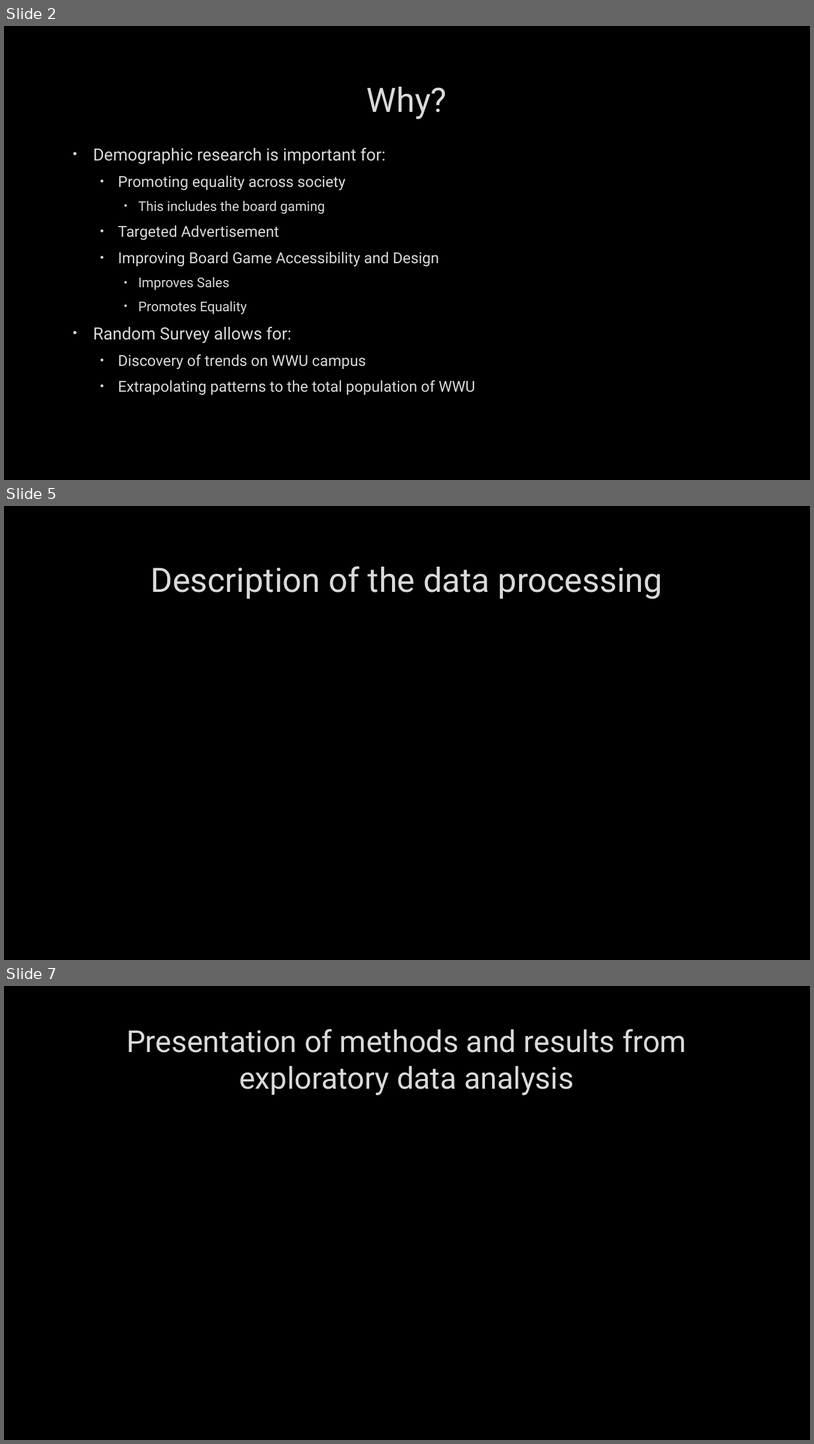
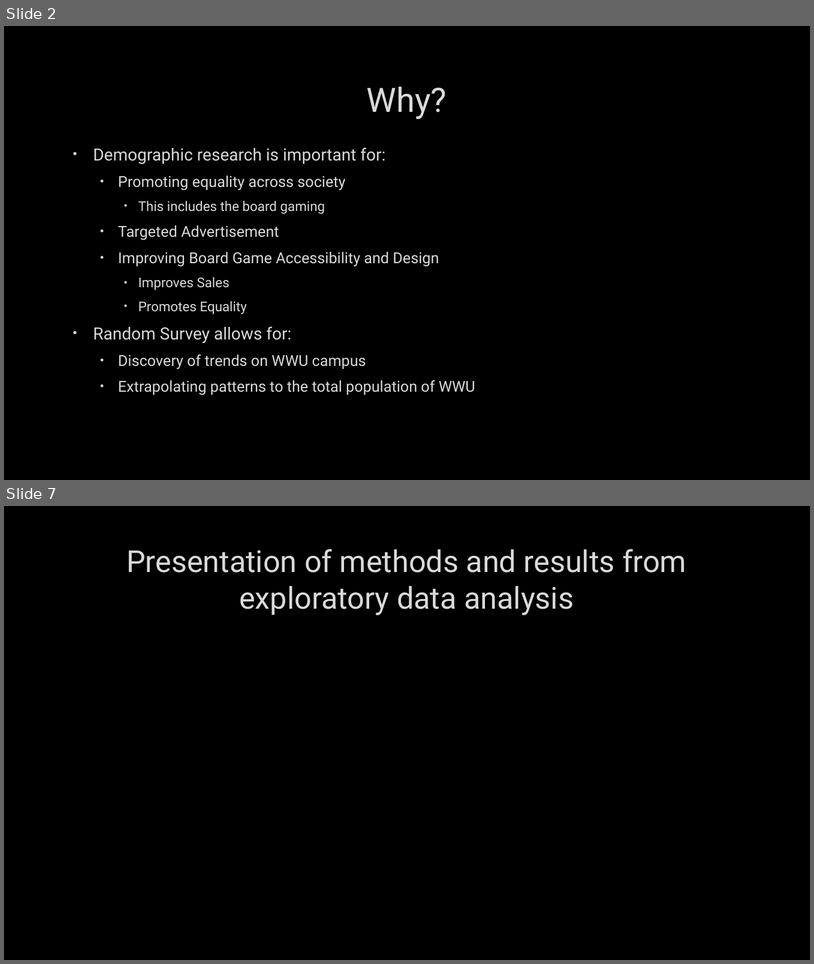
Before and after one commit to sevenwwu/sevenwwu.github.io, a slide deck: write-ups/presentation.pptx. Shown one above the other, each under a label of ours: slides 2, 5 and 7 before the commit, slides 2 and 7 after it; the slides between them are not shown. The pictures are 814x1444 and 814x964 pixels, drawn with LibreOffice and Linux fonts; fonts in the diff are those of the drawing; background and template pictures are left out. Boxes give left, top, right and bottom in pixels: in the first picture for what was removed or moved away, otherwise in the second. Text is boxed around its words. In the diff, an @@ line names an element or a change of style, - is before the commit and + after.

```diff
--- a/write-ups/presentation.pptx
+++ b/write-ups/presentation.pptx
@@ slide 5 removed at [4,506,810,960], background picture (left out) @@
@@ title removed at [150,566,663,599] @@
-Description of the data processing
```
Also in this commit, not shown: 3 slides changed, 2 slides added.
